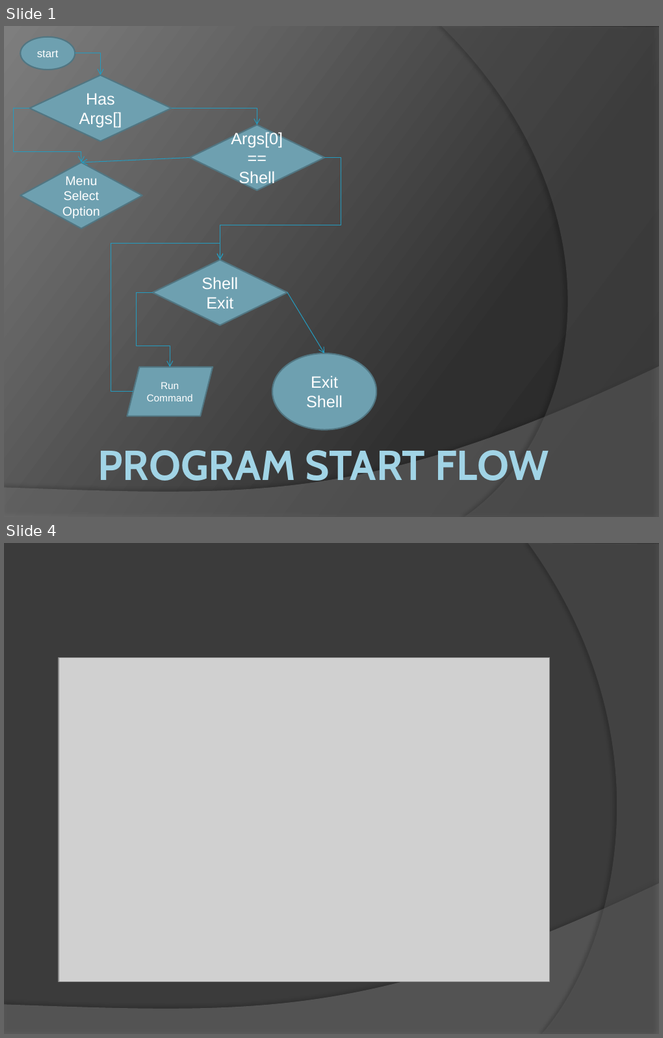
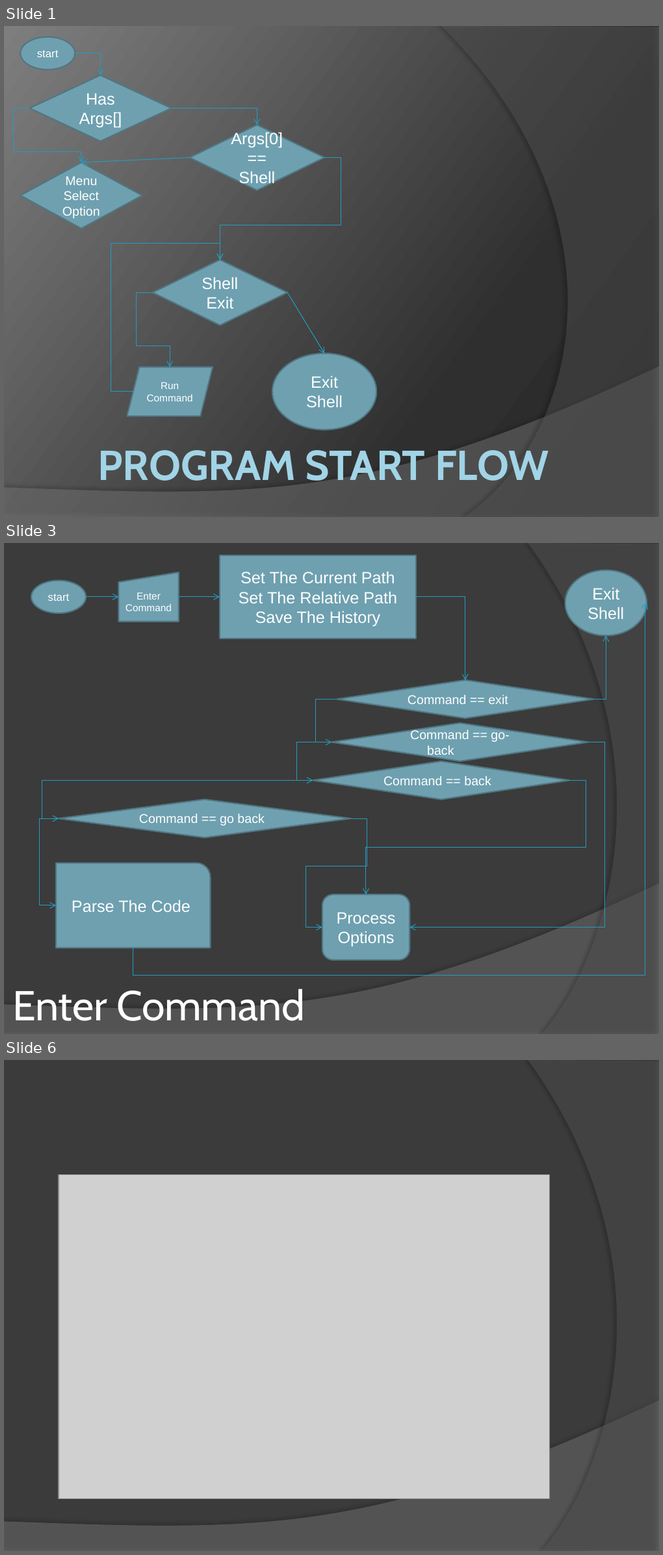
Before and after one commit to Mel4221/QuickToolsScript, a slide deck: Documentation/QuickToolsScript_Schema.pptx. Shown one above the other, each under a label of ours: slides 1 and 4 before the commit, slides 1, 3 and 6 after it; the slides between them are not shown. The pictures are 663x1038 and 663x1555 pixels, drawn with LibreOffice and Linux fonts; fonts in the diff are those of the drawing; grey boxes stand for pictures. Boxes give left, top, right and bottom in pixels: in the first picture for what was removed or moved away, otherwise in the second. Text is boxed around its words. In the diff, an @@ line names an element or a change of style, - is before the commit and + after.

```diff
--- a/Documentation/QuickToolsScript_Schema.pptx
+++ b/Documentation/QuickToolsScript_Schema.pptx
@@ slide 3 added at <box>4,543,659,1034</box>, background #3B3B3B; not listed: 2 template elements that a slide beside it also shows @@
@@ rectangle added at <box>220,555,416,639</box>, fill #6EA0B0, outline #517682 1.5 pt, 18 pt, text #FFFFFF @@
+Set The Current Path
+Set The Relative Path Save The History
@@ ellipse added at <box>31,580,86,613</box>, fill #6EA0B0, outline #517682 1.5 pt, 12 pt, text #FFFFFF @@
+start
@@ flow chart manual input added at <box>118,572,179,622</box>, fill #6EA0B0, outline #517682 1.5 pt, 11 pt, text #FFFFFF @@
+Enter Command
@@ ellipse added at <box>566,570,648,635</box>, fill #6EA0B0, outline #517682 1.5 pt, 18 pt, text #FFFFFF @@
+Exit Shell
@@ arrow added from (86, 597) to (118, 597), #239BC2 0.75 pt @@
@@ arrow added from (179, 597) to (220, 597), #239BC2 0.75 pt @@
@@ elbow arrow added from (416, 597) to (466, 680), #239BC2 0.75 pt @@
@@ elbow arrow added from (133, 948) to (647, 603), #239BC2 0.75 pt @@
@@ elbow arrow added from (594, 700) to (606, 635), #239BC2 0.75 pt @@
@@ diamond added at <box>337,680,594,718</box>, fill #6EA0B0, outline #517682 1.5 pt, 14 pt, text #FFFFFF @@
+Command == exit
@@ elbow arrow added from (337, 700) to (332, 742), #239BC2 0.75 pt @@
@@ diamond added at <box>332,723,588,761</box>, fill #6EA0B0, outline #517682 1.5 pt, 14 pt, text #FFFFFF @@
+Command == go-back
@@ elbow arrow added from (332, 742) to (313, 780), #239BC2 0.75 pt @@
@@ elbow arrow added from (588, 742) to (410, 928), #239BC2 0.75 pt @@
@@ diamond added at <box>313,761,570,799</box>, fill #6EA0B0, outline #517682 1.5 pt, 14 pt, text #FFFFFF @@
+Command == back
@@ elbow arrow added from (313, 781) to (59, 819), #239BC2 0.75 pt @@
@@ elbow arrow added from (570, 781) to (366, 895), #239BC2 0.75 pt @@
@@ diamond added at <box>59,800,350,838</box>, fill #6EA0B0, outline #517682 1.5 pt, 14 pt, text #FFFFFF @@
+Command == go back
@@ elbow arrow added from (59, 819) to (56, 906), #239BC2 0.75 pt @@
@@ elbow arrow added from (350, 819) to (322, 928), #239BC2 0.75 pt @@
@@ round rect added at <box>56,863,211,949</box>, fill #6EA0B0, outline #517682 1.5 pt, 18 pt, text #FFFFFF @@
+Parse The Code
@@ rounded rectangle added at <box>322,895,410,960</box>, fill #6EA0B0, outline #517682 1.5 pt, 18 pt, text #FFFFFF @@
+Process Options
@@ title added at <box>12,990,305,1021</box>, 46 pt, text #FFFFFF @@
+Enter Command
@@ what was slide 4 is now slide 6 @@
```
Also in this commit, not shown: 1 slide changed, 2 other slides added, 1 slide removed, 14 other files.
